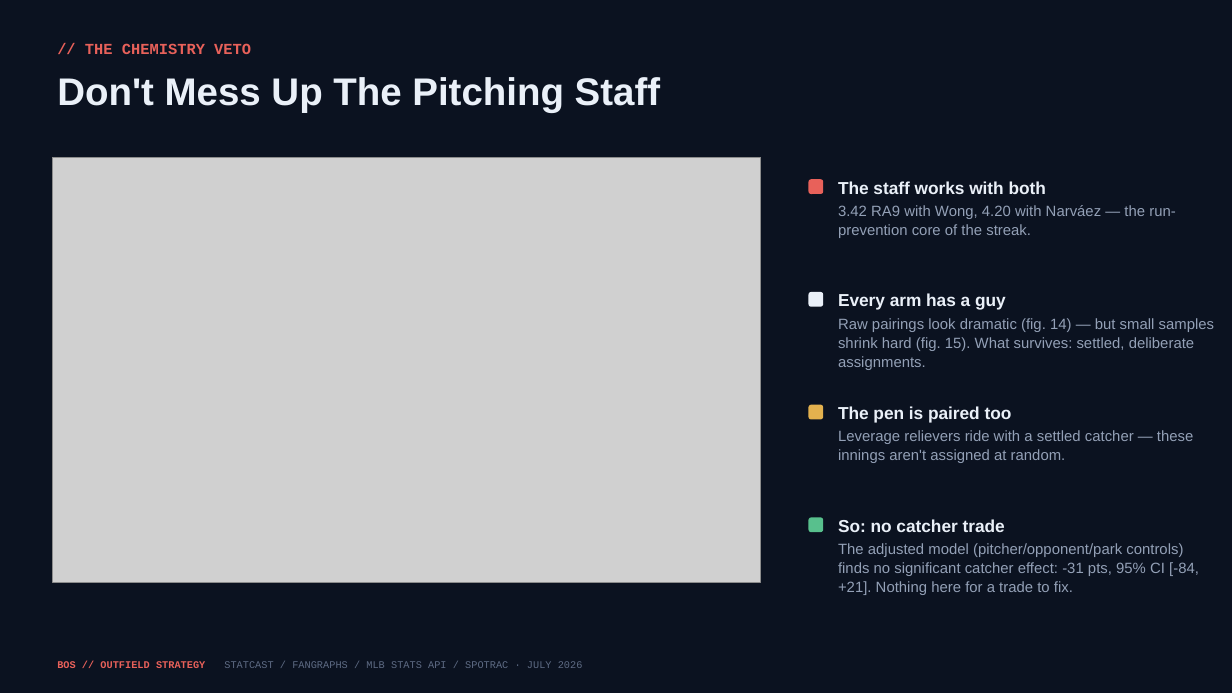
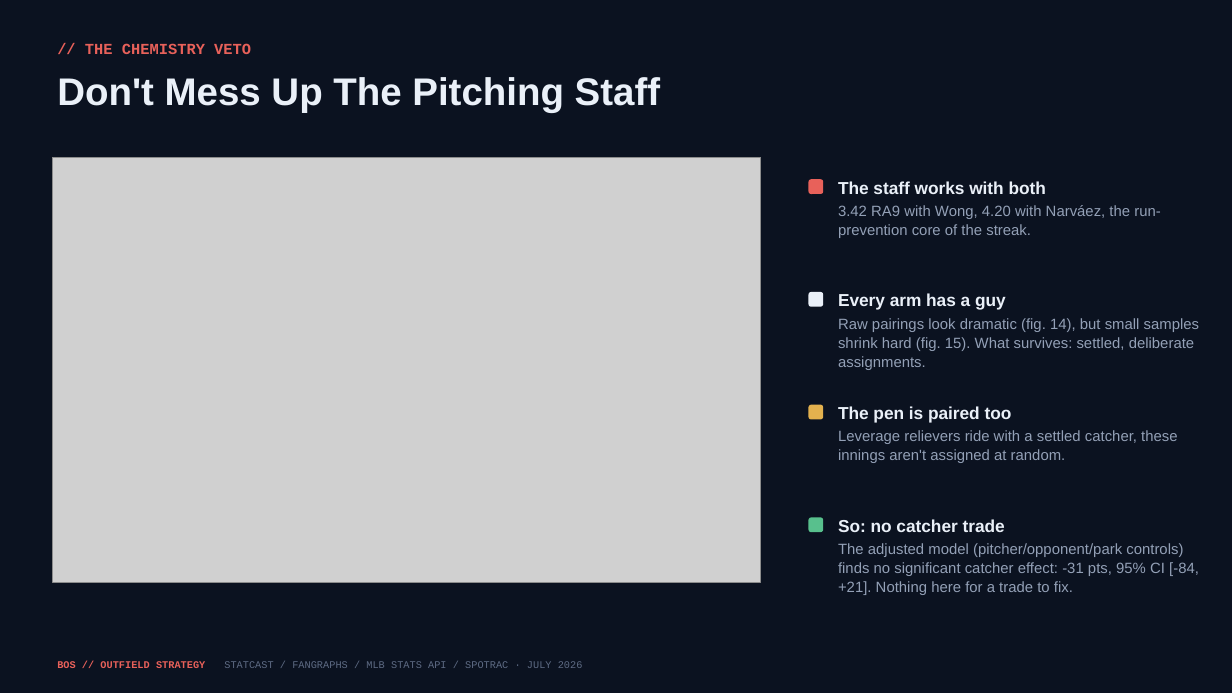
Before and after one commit to justinloo12/jarren-duran-outlier-analysis, a slide deck: slide 12 of outputs/Red_Sox_Outfield_Strategy.pptx. Drawn at 1232x693 pixels with LibreOffice and Linux fonts; fonts in the diff are those of the drawing; grey boxes stand for pictures. Boxes give left, top, right and bottom in pixels: in the first picture for what was removed or moved away, otherwise in the second. Text is boxed around its words. In the diff, an @@ line names an element or a change of style, - is before the commit and + after.

```diff
--- a/outputs/Red_Sox_Outfield_Strategy.pptx
+++ b/outputs/Red_Sox_Outfield_Strategy.pptx
@@ text at bbox=[838, 205, 1161, 238]: text changed @@
-3.42 RA9 with Wong, 4.20 with Narváez — the run-prevention core of the streak.
+3.42 RA9 with Wong, 4.20 with Narváez, the run-prevention core of the streak.
@@ text at bbox=[838, 318, 1199, 370]: text changed @@
-Raw pairings look dramatic (fig. 14) — but small samples shrink hard (fig. 15). What survives: settled, deliberate assignments.
+Raw pairings look dramatic (fig. 14), but small samples shrink hard (fig. 15). What survives: settled, deliberate assignments.
@@ text at bbox=[838, 430, 1177, 463]: text changed @@
-Leverage relievers ride with a settled catcher — these innings aren't assigned at random.
+Leverage relievers ride with a settled catcher, these innings aren't assigned at random.
```
Also in this commit, not shown: 13 other slides changed, 6 other files.
